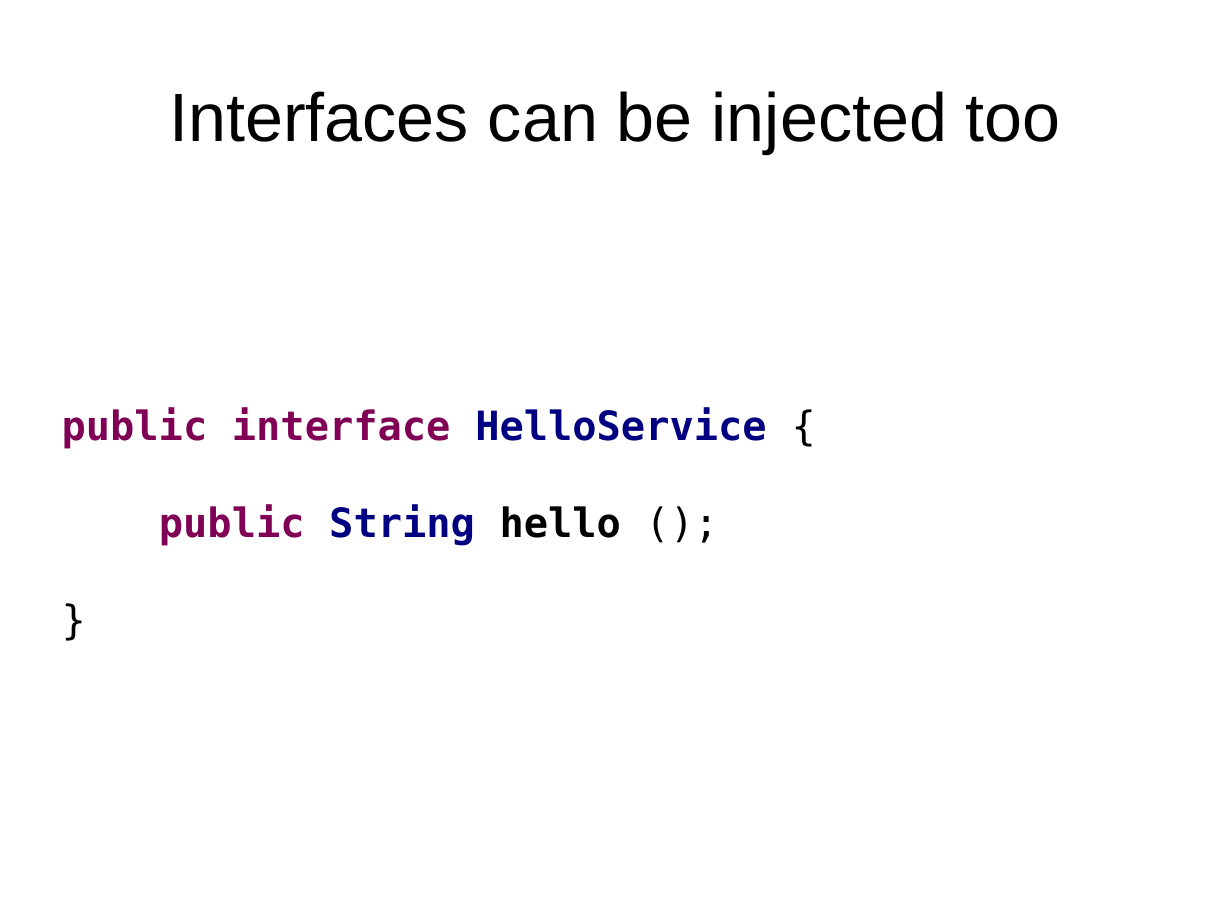
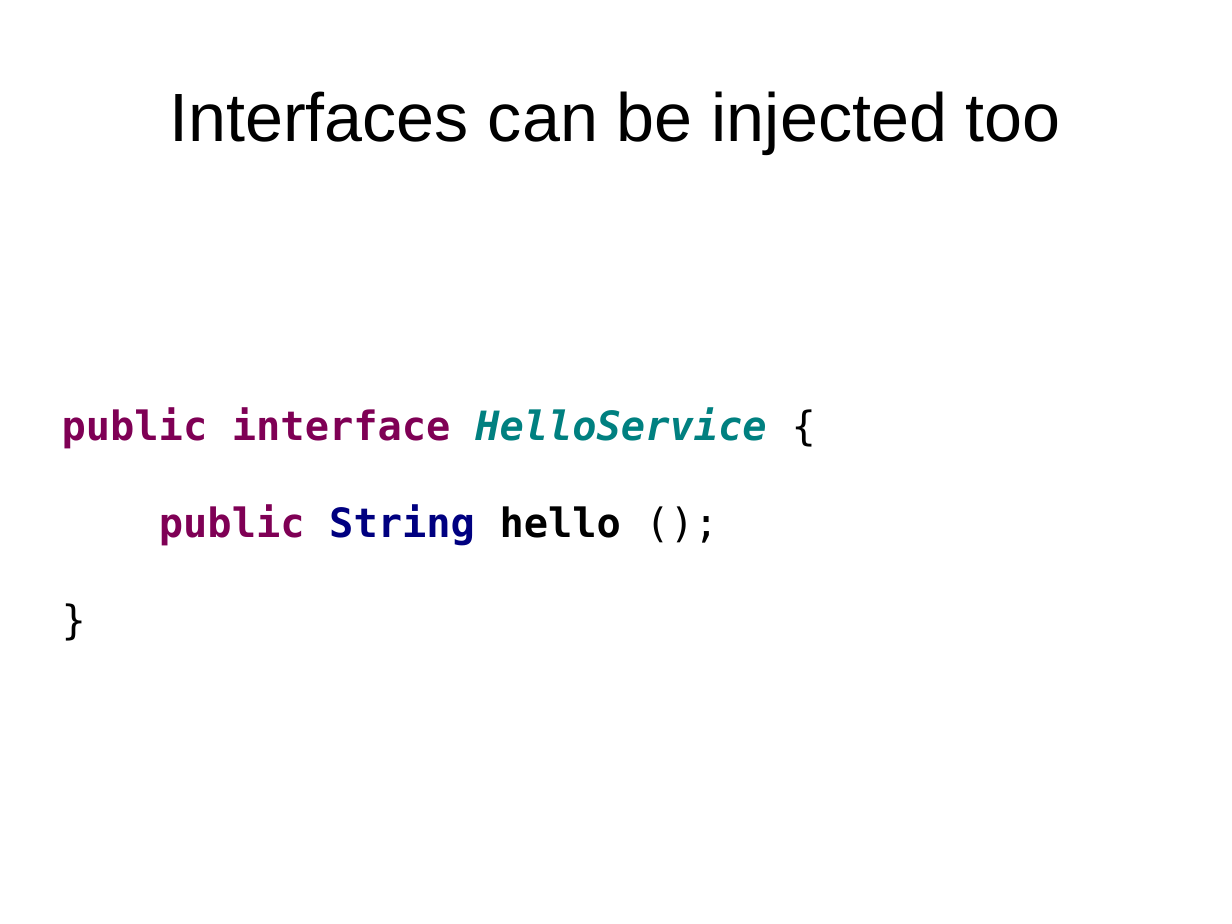
Before and after one commit to FrigoCoder/CDI, a slide deck: slide 17 of CDI.odp. Drawn at 1232x924 pixels with LibreOffice and Linux fonts; fonts in the diff are those of the drawing. Boxes give left, top, right and bottom in pixels: in the first picture for what was removed or moved away, otherwise in the second. Text is boxed around its words. In the diff, an @@ line names an element or a change of style, - is before the commit and + after.

```diff
--- a/CDI.odp
+++ b/CDI.odp
@@ text at (x1=62, y1=407, x2=766, y2=449): text colour #000080 to #008080, italic on in "HelloService" @@
```
Also in this commit, not shown: 1 other slide changed, 6 slides added, 8 other files.
